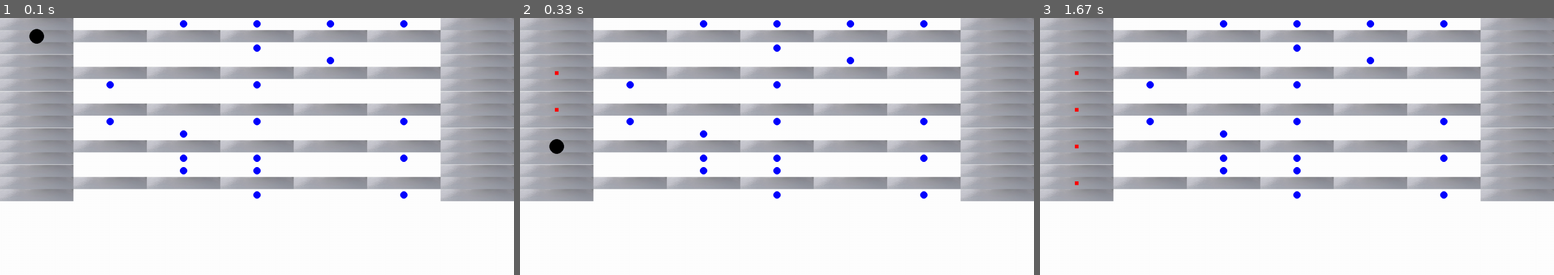
Above: before the commit, frames 1-3 (left to right).
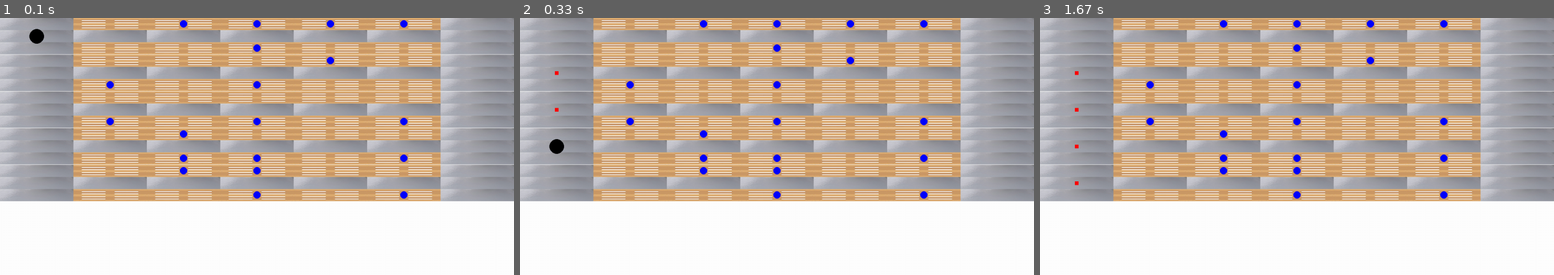
Above: after the commit, the same moments.

Repository: mikirop22/AI-powered-Voice-Assistant-for-warehouse
Game: pygame game, started from pygame/visualitzar.py
Same seed, same stepped clock (60 frames per second), same inputs: the game is played once before the commit and once after it.
Inputs:
- Up to frame 1 (0.1 s): no input
- Up to frame 2 (0.33 s): no input
- Up to frame 3 (1.67 s): no input

The runs differ from the first frame. In frame 1, 32% of the frame differs, in the area x 14-86%, y 0-72%; in frame 2, 32%; in frame 3, 32%.

Commit message:
millorat

Diff:
--- a/pygame/visualitzar.py
+++ b/pygame/visualitzar.py
@@ -10,14 +10,18 @@
 # Colores
 NEGRO = (0, 0, 0)
 BLANCO = (255, 255, 255)
-MARRON = (139, 69, 19)
 ROJO = (255, 0, 0)
 AZUL = (0, 0, 255)
 
-# Cargar la imagen "terra.jpg"
-imagen_terra = pygame.image.load("terra.jpg")
+# Cargar la imagen "estanteria.jpg"
+imagen_estanteria = pygame.image.load("pygame/estanteria.jpg")
 # Escalar la imagen al tamaño de la celda
-imagen_terra = pygame.transform.scale(imagen_terra, (CELDA_ANCHO, int(CELDA_ALTO / 3)))
+imagen_estanteria = pygame.transform.scale(imagen_estanteria, (CELDA_ANCHO, int(CELDA_ALTO / 3)))
+
+# Cargar la imagen del suelo
+imagen_suelo = pygame.image.load("pygame/terra.jpg")
+# Escalar la imagen al tamaño de la celda
+imagen_suelo = pygame.transform.scale(imagen_suelo, (CELDA_ANCHO, int(CELDA_ALTO / 3)))
 
 # Función para generar un número aleatorio de identificación
 def generar_id():
@@ -54,11 +58,10 @@
         for j in range(5+2):
             celda = matriz[i][j]
             for k, elemento in enumerate(celda):
+                ventana.blit(imagen_suelo, (j * CELDA_ANCHO, i * CELDA_ALTO + k * (CELDA_ALTO / 3)))
                 if elemento is not None:
-                    color = MARRON
-                else:
-                    # Dibujar la imagen en lugar del rectángulo gris
-                    ventana.blit(imagen_terra, (j * CELDA_ANCHO, i * CELDA_ALTO + k * (CELDA_ALTO / 3)))
+                    # Dibujar la imagen de la estantería como fondo
+                    ventana.blit(imagen_estanteria, (j * CELDA_ANCHO, i * CELDA_ALTO + k * (CELDA_ALTO / 3)))
 
                 # Lista de IDs para los cuales queremos dibujar círculos azules
                 ids_a_dibujar_azul = [2, 4, 7]
Renamed: estanteria.jpg -> pygame/estanteria.jpg
